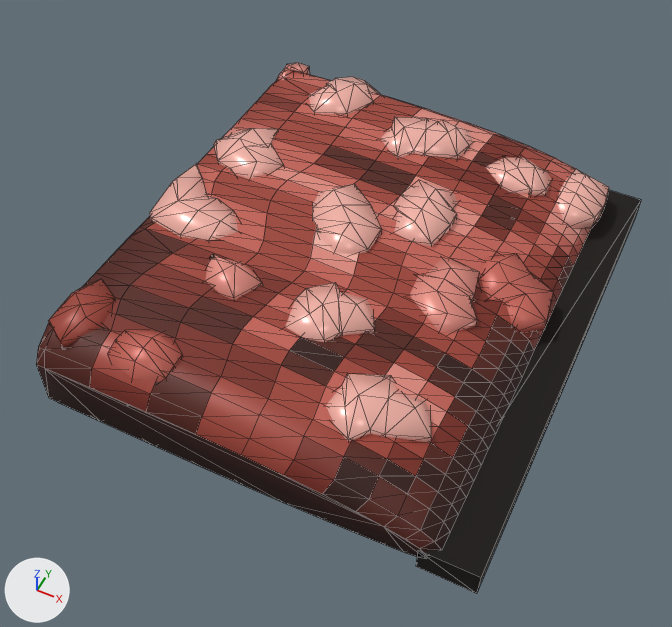
The glTF model public/models/enemies/newsh5-235.glb, before and after one commit.
Both versions are drawn from a 50 mm lens placed at (1.22, -2.8, 3.22), pointed at (-0.02, -0.3, 0.11). Every picture has the same lights, and +X, +Y and +Z are marked at lower left. The older version comes first. Mesh edges are drawn as thin lines. Vertices at exactly the same position are counted once.

Objects in the first picture: 'newsh5-235'.
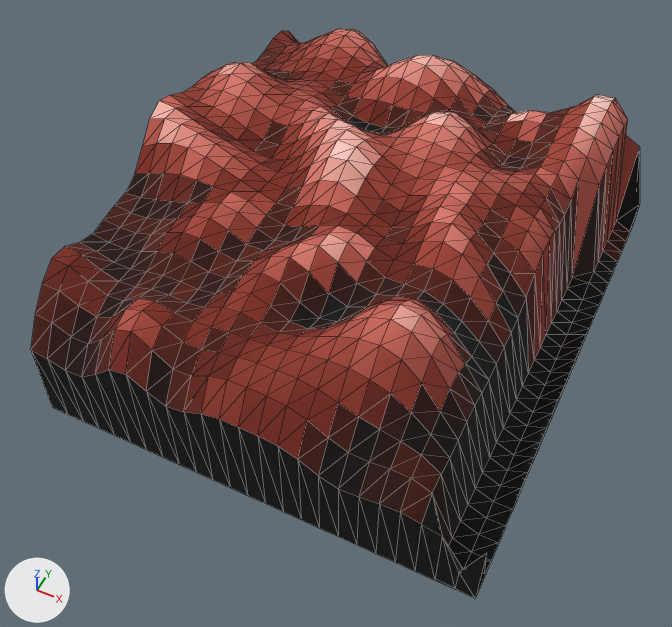
The edits, one by one:
In material 'pal_72_ns5b233' (mat_pal_72_ns5b233), roughness goes from 0.45 to 1.0.
Material 'pal_77_ns5b233' (mat_pal_77_ns5b233) is new.
Its base color is (0.831, 0.361, 0.305) (pink #eba296).
Its roughness is 1.0.
Material 'pal_71_ns5b233' (mat_pal_71_ns5b233) is new.
Its base color is (0.27, 0.0395, 0.0252) (red #8e382c).
Its roughness is 1.0.
Material 'pal_65_ns5b233' (mat_pal_65_ns5b233) is new.
Its base color is (0.0144, 0.00243, 0.0) (black #200800).
Its roughness is 1.0.
Material 'pal_69_ns5b233' (mat_pal_69_ns5b233) is new.
Its base color is (0.141, 0.0176, 0.00913) (dark red #692418).
Its roughness is 1.0.
Material 'pal_67_ns5b233' (mat_pal_67_ns5b233) is new.
Its base color is (0.0595, 0.007, 0.00243) (dark red #451408).
Its roughness is 1.0.
Material 'pal_73_ns5b233' (mat_pal_73_ns5b233) is new.
Its base color is (0.445, 0.0908, 0.0666) (red #b25549).
Its roughness is 1.0.
Material 'pal_1_ns5b233' (mat_pal_1_ns5b233) is new.
Its base color is (0.00368, 0.00368, 0.00368) (black #0c0c0c).
Its roughness is 1.0.
Material 'pal_75_ns5b233' (mat_pal_75_ns5b233) is new.
Its base color is (0.68, 0.191, 0.153) (pink #d7796d).
Its roughness is 1.0.
Material 'pal_79_ns5b233' (mat_pal_79_ns5b233) is new.
Its base color is (1.0, 0.597, 0.546) (pink #ffcbc3).
Its roughness is 1.0.
me_newsh5_235 is used by ob_newsh5_235; location (0.0, 0.0, 0.0).
me_newsh5_235 had 1161 vertices, 2250 faces and spanned x -1.0..1.0, y -1.17..1.17, z -0.14..0.35.
me_newsh5_235 now has 847 vertices, 1496 faces and spans x -1.0..1.0, y -1.17..1.17, z -0.14..0.82.
me_newsh5_235 part 1: the loose piece of 750 vertices spanning x -1.0..0.83, y -1.17..1.17, z -0.14..0.3 is rebuilt with 781 vertices and now spans x -1.0..1.0, y -1.17..1.17, z -0.14..0.82.
me_newsh5_235 part 2: 16 loose pieces with 403 vertices, spanning x -1.0..0.85, y -1.17..1.17, z 0.03..0.35, are deleted.
Part 3, on me_newsh5_235:
8 vertices are removed from x 0.75..1.0, y -1.17..1.17, z -0.1..0.03.
12 faces are deleted.
25 vertices are added at x -1.0, y -1.17..0.33, z -0.14.
25 new vertices lie (2.0, 0.0, 0.0) away from vertices in x -1.0, y -1.17..0.33, z -0.14.
36 new faces join them, mat_pal_64_ns5b233 (black #0c0400).
Other edits to the shape of me_newsh5_235 do not show in these pictures.
me_newsh5_235 gains material mat_pal_1_ns5b233 (black #0c0c0c).
me_newsh5_235 gains material mat_pal_65_ns5b233 (black #200800).
me_newsh5_235 gains material mat_pal_67_ns5b233 (dark red #451408).
me_newsh5_235 gains material mat_pal_69_ns5b233 (dark red #692418).
me_newsh5_235 gains material mat_pal_71_ns5b233 (red #8e382c).
me_newsh5_235 gains material mat_pal_73_ns5b233 (red #b25549).
me_newsh5_235 gains material mat_pal_75_ns5b233 (pink #d7796d).
me_newsh5_235 gains material mat_pal_77_ns5b233 (pink #eba296).
me_newsh5_235 gains material mat_pal_79_ns5b233 (pink #ffcbc3).

What differs and where, as boxes [x1, y1, x2, y2] in the pictures (672 x 627 px):
'newsh5-235', surface changed, reshaped (7% taller): before [36, 63, 641, 594]; after [31, 29, 640, 598]
part 1 of me_newsh5_235, rebuilt (10% wider, 17% taller): before [36, 71, 591, 559]; after [31, 29, 640, 598]
part 2 of me_newsh5_235, deleted: before [48, 63, 609, 443]
part 3 of me_newsh5_235, cut back: before [416, 190, 641, 594]; after [476, 332, 588, 596]
